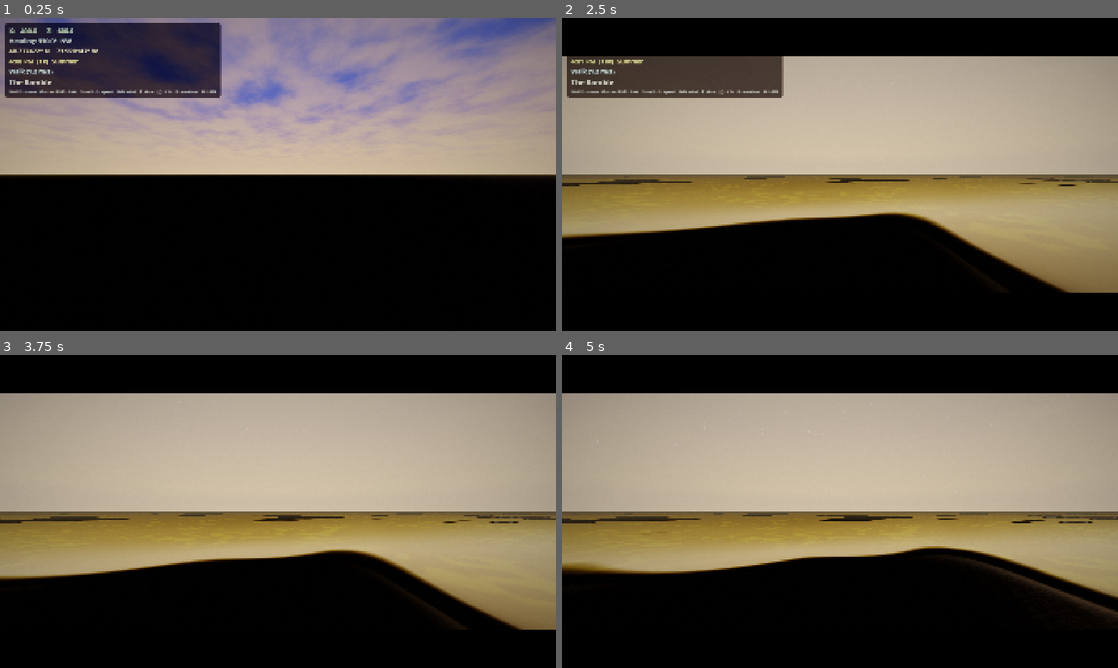
Above: before the commit, frames 1-4 (two rows, left to right).
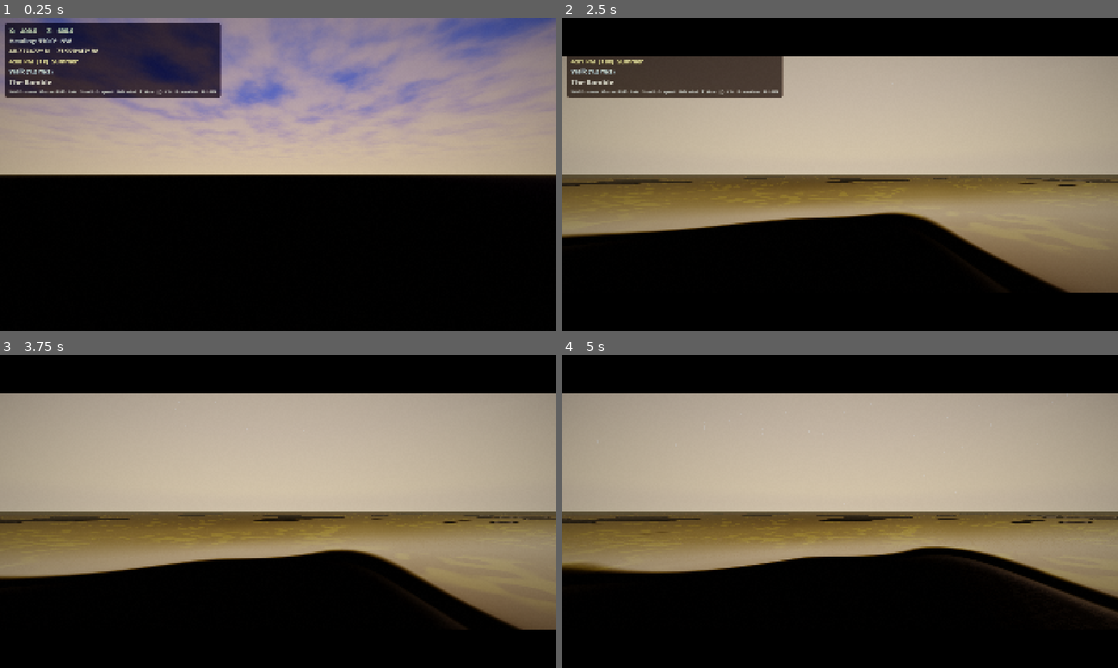
Above: after the commit, the same moments.

Repository: Central-Park-Walk/central-park-walk
Game: Godot game, scene res://main.tscn
Two runs of this game, one before a commit and one after it. Both use one fixed random seed, a clock stepped at 60 frames per second and the inputs below.
Inputs (mouse positions are in pixels of both pictures, inside the frame that each line leads up to):
- Up to frame 1 (0.25 s): no input
- Up to frame 2 (2.5 s): tap Enter at 0.5, 2 s; move the mouse to (962, 158) at 0.52 s; hold D 0.53-1.28 s; tap T at 0.6 s; click (962, 158) at 0.67 s; tap Space at 1.25 s; move the mouse to (728, 190) at 1.27 s; hold S 1.28-2.03 s; tap L at 1.35 s; move the mouse to (895, 105) at 2.02 s; hold D from 2.03 s (still down); tap P at 2.1 s
- Up to frame 3 (3.75 s): move the mouse to (250, 574) at 2.77 s; release D at 2.78 s; hold W 2.78-3.53 s; tap G at 2.85 s; click (250, 574) at 2.92 s; move the mouse to (444, 558) at 3.52 s; hold A from 3.53 s (still down); tap H at 3.6 s
- Up to frame 4 (5 s): keep holding A; move the mouse to (673, 464) at 4.27 s; tap 9 at 4.35 s

The runs differ from the first frame. In frame 2, 10% of the frame differs, in the area x 0-100%, y 50-88%; in frame 3, 9.2%; in frame 4, 8.1%.

Commit message:
Fix brown water — reduce warm reflection, lower fresnel strength
Central Park water was rendering brown at golden hour because:
1. sky_reflect_color was 1.2x boosted warm fog+sun blend (brown-amber)
2. Fresnel reflection mix was 0.6 (60% sky at glancing angles)
3. Golden hour boost added more warm color on top

Fixes:
- Reflection color: removed 1.2x boost, added blue-gray cool bias
  (R×0.75, G×0.85, B×1.1) to prevent amber wash
- Fresnel mix: 0.6 → 0.35 (CP water is murky/opaque, not a mirror)
- Golden hour path reflection: 0.20 → 0.08, less aggressive warm tint

Water should now read as dark olive-green with subtle sky reflection.

Co-Authored-By: Claude Opus 4.6 <noreply@anthropic.com>

Diff:
--- a/main.gd
+++ b/main.gd
@@ -1348,10 +1348,11 @@
 	# Sky reflection color for water surfaces — tracks time-of-day sky tone
 	var sky_r: Color = _lerp_kf("fog_color", a, b, t)
 	var sun_c: Color = _lerp_kf("sun_color", a, b, t)
-	# Blend fog color (ambient sky) with sun color for water reflection
-	var reflect := sky_r.lerp(sun_c, 0.3)
-	# Boost luminance slightly for specular reflection
-	reflect = reflect * 1.2
+	# Blend fog color (ambient sky) with sun color, bias toward cooler tones
+	# Real water preferentially reflects blue/gray sky, not warm ground haze
+	var reflect := sky_r.lerp(sun_c, 0.2)
+	# Cool bias: shift toward blue-gray to prevent brown water at golden hour
+	reflect = Color(reflect.r * 0.75, reflect.g * 0.85, reflect.b * 1.1)
 	RenderingServer.global_shader_parameter_set("sky_reflect_color",
 		Vector3(reflect.r, reflect.g, reflect.b))
 
--- a/shaders/water.gdshader
+++ b/shaders/water.gdshader
@@ -275,13 +275,13 @@
 	float sky_warmth = sky_reflect_color.r - sky_reflect_color.b;
 	float golden_w = smoothstep(0.05, 0.20, sky_warmth) * smoothstep(0.02, 0.10, sky_lum);
 	if (golden_w > 0.01) {
-		// Warm amber-gold amplified by fresnel at glancing angles
-		vec3 golden_reflect = sky_reflect_color * vec3(1.10, 0.85, 0.65);
-		float golden_path = fresnel * golden_w * 0.20;
+		// Subtle warm tint at glancing angles — not a bronze mirror
+		vec3 golden_reflect = sky_reflect_color * vec3(1.05, 0.90, 0.75);
+		float golden_path = fresnel * golden_w * 0.08;
 		sky_col += golden_reflect * golden_path;
 	}
 
-	vec3 col = mix(base_col, sky_col, fresnel * (0.6 + extra_reflect));
+	vec3 col = mix(base_col, sky_col, fresnel * (0.35 + extra_reflect));
 
 	// Caustics: light dappling in shallow clear water during daytime
 	// Sunlight refracting through wave surface creates bright dancing patterns on bed
